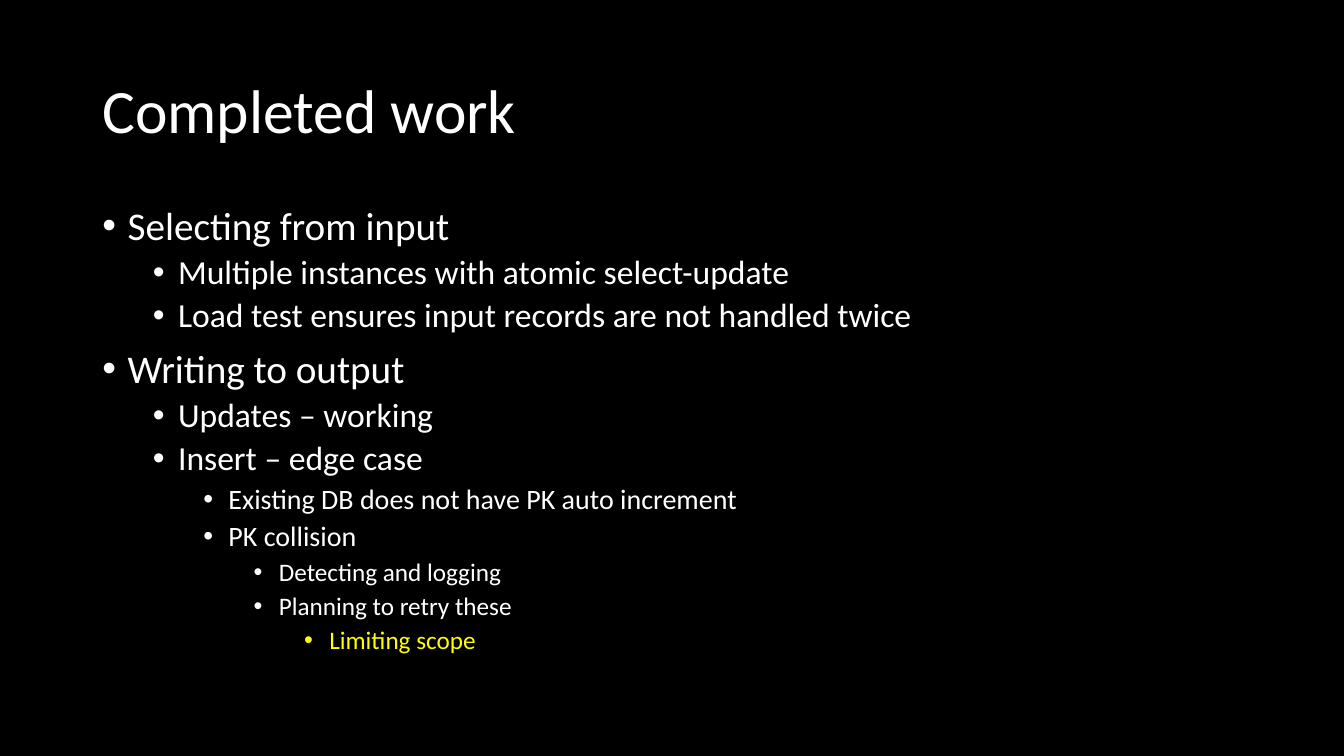
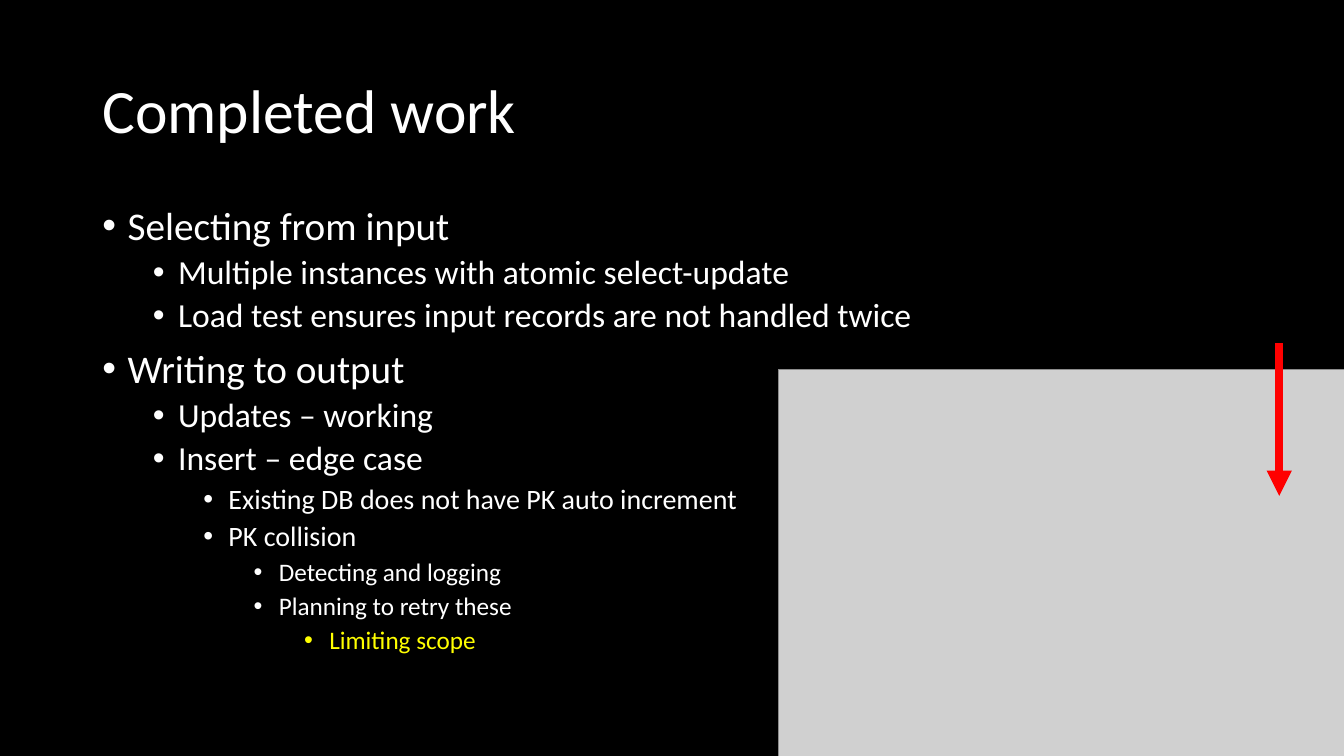
Before and after one commit to jaydpather/FSharpETLDemo, a slide deck: slide 9 of presentations/FSharpETLDemo.pptx (slide 8 before the commit). Drawn at 1344x756 pixels with LibreOffice and Linux fonts; fonts in the diff are those of the drawing; grey boxes stand for pictures. Boxes give left, top, right and bottom in pixels: in the first picture for what was removed or moved away, otherwise in the second. Text is boxed around its words. In the diff, an @@ line names an element or a change of style, - is before the commit and + after.

```diff
--- a/presentations/FSharpETLDemo.pptx
+++ b/presentations/FSharpETLDemo.pptx
@@ arrow added from (1279, 343) to (1279, 496), #FF0000 6 pt @@
@@ picture added at box(778, 369, 1344, 756) @@
```
Also in this commit, not shown: 4 other slides changed, 3 slides added, 13 other files.
